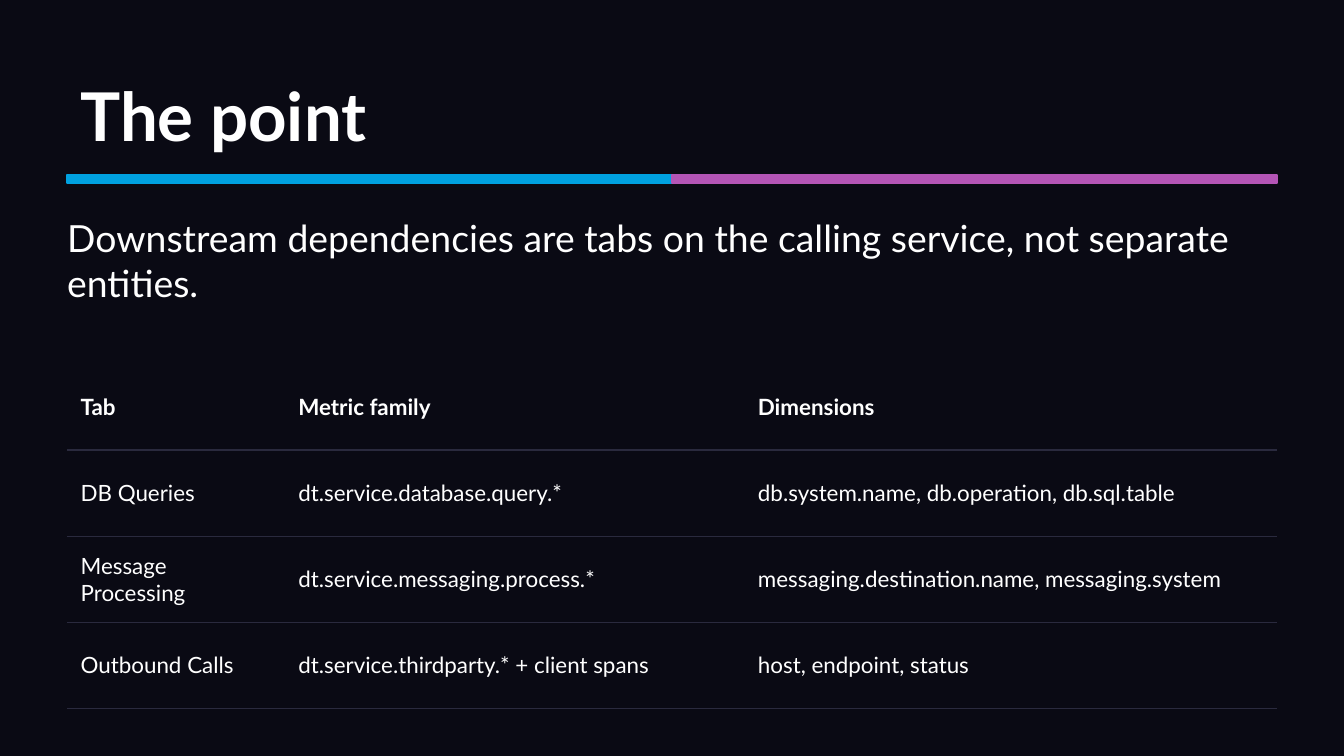
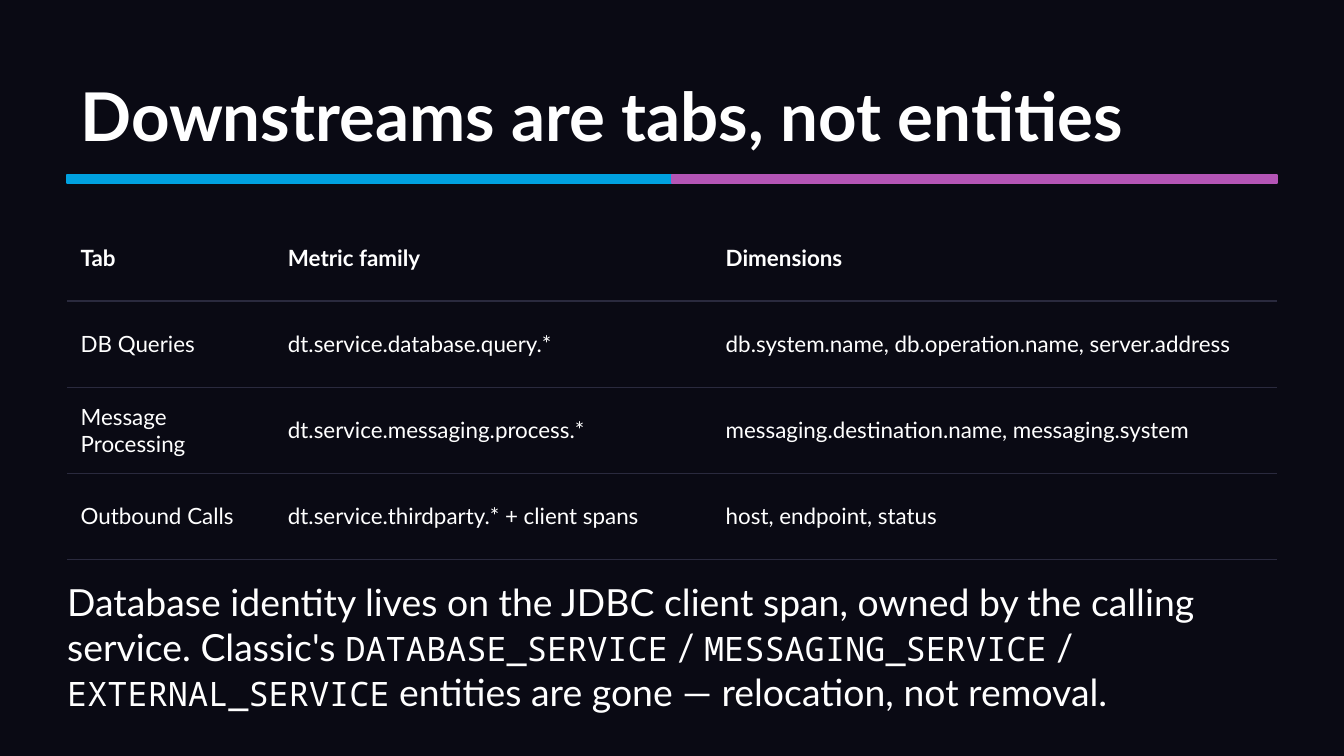
Before and after one commit to mreider/orders-demo, a slide deck: slide 16 of presentation/sdv2-presentation.pptx (slide 52 before the commit). Drawn at 1344x756 pixels with LibreOffice and Linux fonts; fonts in the diff are those of the drawing. Boxes give left, top, right and bottom in pixels: in the first picture for what was removed or moved away, otherwise in the second. Text is boxed around its words. In the diff, an @@ line names an element or a change of style, - is before the commit and + after.

```diff
--- a/presentation/sdv2-presentation.pptx
+++ b/presentation/sdv2-presentation.pptx
@@ text at [80, 91, 1123, 151]: text changed @@
-The point
+Downstreams are tabs, not entities
@@ table at [67, 215, 1277, 532] @@
-row 2, column 3: db.system.name, db.operation, db.sql.table
+row 2, column 3: db.system.name, db.operation.name, server.address
@@ table: place and size @@
-table at [67, 364, 1277, 681]
+table at [67, 215, 1277, 532]
@@ text removed at [67, 224, 1229, 298] @@
-Downstream dependencies are tabs on the calling service, not separate entities.
@@ text added at [67, 588, 1194, 713], 20 pt, text #FFFFFF @@
+Database identity lives on the JDBC client span, owned by the calling service. Classic's DATABASE_SERVICE / MESSAGING_SERVICE / EXTERNAL_SERVICE entities are gone — relocation, not removal.
```
Also in this commit, not shown: 5 other slides changed, 11 slides added, 52 slides removed, 54 other files.
